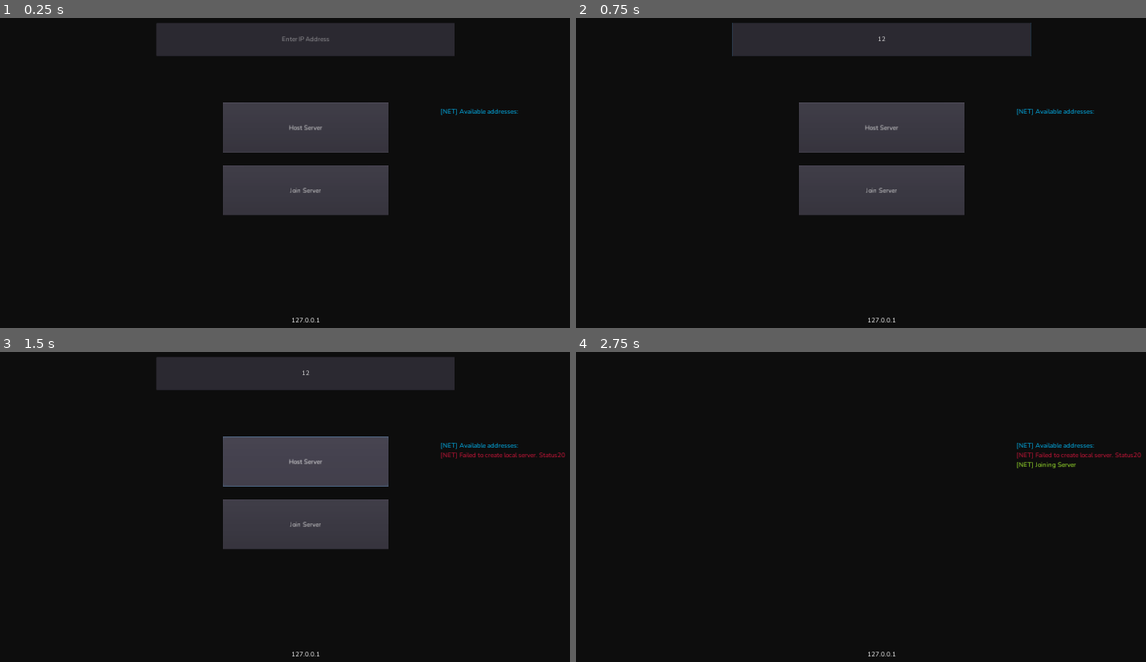
Above: before the commit, frames 1-4 (two rows, left to right).
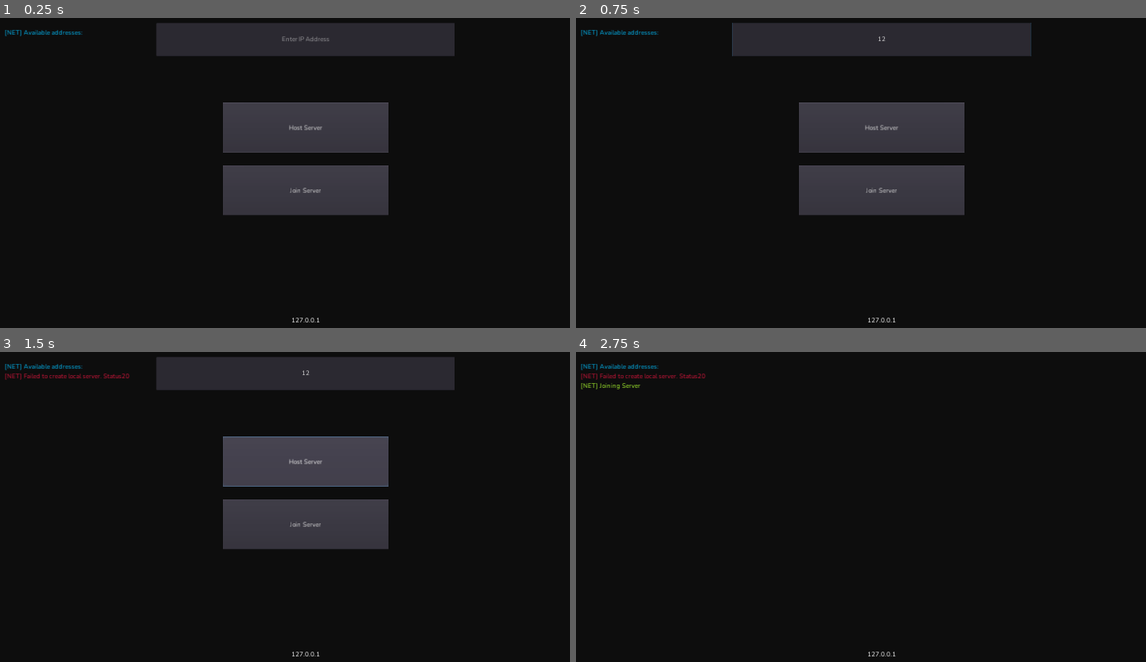
Above: after the commit, the same moments.

Repository: alemas/godot-networking
Game: Godot game, scene res://Scenes/Menu/Network_setup.tscn
Same seed, same stepped clock (60 frames per second), same inputs: the game is played once before the commit and once after it.
Inputs (mouse positions are in pixels of both pictures, inside the frame that each line leads up to):
- Up to frame 1 (0.25 s): no input
- Up to frame 2 (0.75 s): click (883, 39) at 0.52 s; type "12" at 0.6 s
- Up to frame 3 (1.5 s): click "Host Server" at 1.25 s
- Up to frame 4 (2.75 s): click "Join Server" at 2 s

The runs differ from the first frame. In frame 1, 0.3% of the frame differs, in the area x 0-91%, y 3-32%; in frame 2, 0.3%; in frame 3, 0.7%; in frame 4, 0.9%, in the area x 0-100%, y 3-38%.

Commit message:
Added a Start Menu; Added Colors Singleton; Added a default menu button

Diff:
--- /dev/null
+++ b/Resources/Fonts/GameTitleFont.tres
@@ -0,0 +1,9 @@
+[gd_resource type="DynamicFont" load_steps=2 format=2]
+
+[ext_resource path="res://Resources/Fonts/HoltwoodOneSC-Regular.ttf" type="DynamicFontData" id=1]
+
+[resource]
+size = 150
+outline_size = 10
+outline_color = Color( 0.0627451, 0.521569, 0.764706, 1 )
+font_data = ExtResource( 1 )
--- /dev/null
+++ b/Resources/Fonts/MenuButtonFont.tres
@@ -0,0 +1,9 @@
+[gd_resource type="DynamicFont" load_steps=2 format=2]
+
+[ext_resource path="res://Resources/Fonts/Nunito-Regular.ttf" type="DynamicFontData" id=1]
+
+[resource]
+size = 25
+use_mipmaps = true
+use_filter = true
+font_data = ExtResource( 1 )
--- /dev/null
+++ b/Resources/StyleBoxes/MenuButtonStyleBox.tres
@@ -0,0 +1,11 @@
+[gd_resource type="StyleBoxFlat" format=2]
+
+[resource]
+border_width_left = 2
+border_width_top = 2
+border_width_right = 2
+border_width_bottom = 2
+corner_radius_top_left = 10
+corner_radius_top_right = 10
+corner_radius_bottom_right = 10
+corner_radius_bottom_left = 10
--- a/Scenes/Menu/Logger/LoggerInterface.tscn
+++ b/Scenes/Menu/Logger/LoggerInterface.tscn
@@ -1,11 +1,11 @@
 [gd_scene load_steps=3 format=2]
 
 [ext_resource path="res://Scenes/Menu/Logger/LoggerInterface.gd" type="Script" id=1]
-[ext_resource path="res://Resources/Fonts/Base_font.tres" type="DynamicFont" id=2]
+[ext_resource path="res://Resources/Fonts/BaseFont.tres" type="DynamicFont" id=2]
 
 [node name="Logger" type="RichTextLabel"]
-margin_right = 434.0
-margin_bottom = 507.0
+margin_right = 107.0
+margin_bottom = 103.0
 focus_mode = 2
 custom_fonts/normal_font = ExtResource( 2 )
 scroll_following = true
--- a/Scenes/Menu/Network_setup.tscn
+++ b/Scenes/Menu/Network_setup.tscn
@@ -1,7 +1,7 @@
 [gd_scene load_steps=4 format=2]
 
 [ext_resource path="res://Scenes/Menu/Network_setup.gd" type="Script" id=1]
-[ext_resource path="res://Resources/Fonts/Base_font.tres" type="DynamicFont" id=2]
+[ext_resource path="res://Resources/Fonts/BaseFont.tres" type="DynamicFont" id=2]
 [ext_resource path="res://Scenes/Menu/Logger/LoggerInterface.tscn" type="PackedScene" id=3]
 
 [node name="Network_setup" type="Control"]
@@ -75,10 +75,10 @@
 [node name="CanvasLayer" type="CanvasLayer" parent="."]
 
 [node name="Logger" parent="CanvasLayer" instance=ExtResource( 3 )]
-margin_left = 1366.0
-margin_top = 334.0
-margin_right = 1800.0
-margin_bottom = 918.0
+margin_left = 52.0
+margin_top = 96.0
+margin_right = 467.0
+margin_bottom = 864.0
 
 [node name="Device_ip_address" type="Label" parent="CanvasLayer"]
 anchor_top = 1.0
@@ -92,18 +92,5 @@
 "_edit_use_anchors_": false
 }
 
-[node name="Console_log" type="RichTextLabel" parent="CanvasLayer"]
-margin_left = 64.0
-margin_top = 111.0
-margin_right = 454.0
-margin_bottom = 872.0
-focus_mode = 2
-custom_fonts/normal_font = ExtResource( 2 )
-scroll_following = true
-selection_enabled = true
-__meta__ = {
-"_edit_use_anchors_": false
-}
-
 [connection signal="button_up" from="Multiplayer_configure/Host_server" to="." method="_on_Host_server_button_up"]
 [connection signal="button_up" from="Multiplayer_configure/Join_server" to="." method="_on_Join_server_button_up"]
--- /dev/null
+++ b/Scenes/Menu/Start Menu/StartMenu.gd
@@ -0,0 +1,22 @@
+tool
+extends Control
+
+onready var lblGameTitle = $MarginContainer/VBoxContainer/GameTitle
+onready var rctBackground = $Background
+
+# Declare member variables here. Examples:
+# var a = 2
+# var b = "text"
+
+
+# Called when the node enters the scene tree for the first time.
+func _ready():
+	rctBackground.color = Colors.menu_background
+
+# Called every frame. 'delta' is the elapsed time since the previous frame.
+#func _process(delta):
+#	pass
+
+
+func _on_QuitButton_button_up() -> void:
+	get_tree().notification(MainLoop.NOTIFICATION_WM_QUIT_REQUEST)
--- /dev/null
+++ b/Scenes/Menu/Start Menu/StartMenu.tscn
@@ -0,0 +1,147 @@
+[gd_scene load_steps=8 format=2]
+
+[ext_resource path="res://Resources/Fonts/GameTitleFont.tres" type="DynamicFont" id=1]
+[ext_resource path="res://Scenes/Menu/Start Menu/StartMenu.gd" type="Script" id=2]
+[ext_resource path="res://Scenes/Menu/UI Elements/Menu Button/MenuButton.tscn" type="PackedScene" id=3]
+
+[sub_resource type="StyleBoxFlat" id=1]
+bg_color = Color( 0, 0.2475, 0.33, 1 )
+border_width_left = 1
+border_width_top = 1
+border_width_right = 1
+border_width_bottom = 1
+border_color = Color( 0.765, 0.844333, 0.85, 1 )
+corner_radius_top_left = 10
+corner_radius_top_right = 10
+corner_radius_bottom_right = 10
+corner_radius_bottom_left = 10
+
+[sub_resource type="StyleBoxFlat" id=2]
+bg_color = Color( 0, 0.2475, 0.33, 1 )
+border_width_left = 1
+border_width_top = 1
+border_width_right = 1
+border_width_bottom = 1
+border_color = Color( 0.765, 0.844333, 0.85, 1 )
+corner_radius_top_left = 10
+corner_radius_top_right = 10
+corner_radius_bottom_right = 10
+corner_radius_bottom_left = 10
+
+[sub_resource type="StyleBoxFlat" id=3]
+bg_color = Color( 0, 0.2475, 0.33, 1 )
+border_width_left = 1
+border_width_top = 1
+border_width_right = 1
+border_width_bottom = 1
+border_color = Color( 0.765, 0.844333, 0.85, 1 )
+corner_radius_top_left = 10
+corner_radius_top_right = 10
+corner_radius_bottom_right = 10
+corner_radius_bottom_left = 10
+
+[sub_resource type="StyleBoxFlat" id=4]
+bg_color = Color( 0, 0.2475, 0.33, 1 )
+border_width_left = 1
+border_width_top = 1
+border_width_right = 1
+border_width_bottom = 1
+border_color = Color( 0.765, 0.844333, 0.85, 1 )
+corner_radius_top_left = 10
+corner_radius_top_right = 10
+corner_radius_bottom_right = 10
+corner_radius_bottom_left = 10
+
+[node name="StartMenu" type="Control"]
+anchor_right = 1.0
+anchor_bottom = 1.0
+script = ExtResource( 2 )
+__meta__ = {
+"_edit_use_anchors_": false
+}
+
+[node name="Background" type="ColorRect" parent="."]
+margin_right = 1920.0
+margin_bottom = 1080.0
+size_flags_horizontal = 3
+size_flags_vertical = 3
+color = Color( 0.53, 0.81, 0.98, 1 )
+__meta__ = {
+"_edit_use_anchors_": false
+}
+
+[node name="MarginContainer" type="MarginContainer" parent="."]
+anchor_right = 1.0
+anchor_bottom = 1.0
+margin_left = 500.0
+margin_top = 100.0
+margin_right = -500.0
+margin_bottom = -560.0
+__meta__ = {
+"_edit_use_anchors_": false
+}
+
+[node name="VBoxContainer" type="VBoxContainer" parent="MarginContainer"]
+margin_right = 920.0
+margin_bottom = 675.0
+custom_constants/separation = 50
+
+[node name="GameTitle" type="Label" parent="MarginContainer/VBoxContainer"]
+margin_right = 920.0
+margin_bottom = 245.0
+custom_colors/font_color = Color( 1, 0.981667, 0.9, 1 )
+custom_fonts/font = ExtResource( 1 )
+text = "The Game"
+align = 1
+__meta__ = {
+"_edit_use_anchors_": false
+}
+
+[node name="CenterContainer" type="CenterContainer" parent="MarginContainer/VBoxContainer"]
+margin_top = 295.0
+margin_right = 920.0
+margin_bottom = 675.0
+
+[node name="VBoxContainer" type="VBoxContainer" parent="MarginContainer/VBoxContainer/CenterContainer"]
+margin_left = 310.0
+margin_right = 610.0
+margin_bottom = 380.0
+size_flags_vertical = 3
+custom_constants/separation = 20
+
+[node name="JoinButton" parent="MarginContainer/VBoxContainer/CenterContainer/VBoxContainer" instance=ExtResource( 3 )]
+margin_right = 300.0
+margin_bottom = 80.0
+size_flags_vertical = 3
+custom_colors/font_color = Color( 0.765, 0.844333, 0.85, 1 )
+custom_styles/normal = SubResource( 1 )
+text = "Join Server"
+
+[node name="HostButton" parent="MarginContainer/VBoxContainer/CenterContainer/VBoxContainer" instance=ExtResource( 3 )]
+margin_top = 100.0
+margin_right = 300.0
+margin_bottom = 180.0
+size_flags_vertical = 3
+custom_colors/font_color = Color( 0.765, 0.844333, 0.85, 1 )
+custom_styles/normal = SubResource( 2 )
+text = "Host Server"
+
+[node name="PlaySoloButton" parent="MarginContainer/VBoxContainer/CenterContainer/VBoxContainer" instance=ExtResource( 3 )]
+margin_top = 200.0
+margin_right = 300.0
+margin_bottom = 280.0
+size_flags_vertical = 3
+custom_colors/font_color = Color( 0.765, 0.844333, 0.85, 1 )
+custom_styles/normal = SubResource( 3 )
+text = "Play Solo"
+
+[node name="QuitButton" parent="MarginContainer/VBoxContainer/CenterContainer/VBoxContainer" instance=ExtResource( 3 )]
+margin_top = 300.0
+margin_right = 300.0
+margin_bottom = 380.0
+size_flags_vertical = 3
+custom_colors/font_color = Color( 0.765, 0.844333, 0.85, 1 )
+custom_styles/normal = SubResource( 4 )
+text = "Quit"
+
+[connection signal="button_up" from="MarginContainer/VBoxContainer/CenterContainer/VBoxContainer/QuitButton" to="." method="_on_QuitButton_button_up"]
--- /dev/null
+++ b/Scenes/Menu/UI Elements/Menu Button/MenuButton.gd
@@ -0,0 +1,25 @@
+tool
+extends Button
+
+onready var base_style = preload("res://Resources/StyleBoxes/MenuButtonStyleBox.tres")
+
+func _ready():
+
+	self.add_color_override("font_color", Colors.menu_button_font)
+
+	var normal_style = base_style.duplicate()
+	normal_style.bg_color = Colors.menu_button_background
+	normal_style.border_color = Colors.menu_button_border
+	self.add_stylebox_override("normal", normal_style)
+	self.add_color_override("font_color", Colors.menu_button_font)
+
+	var highlighted_style = normal_style.duplicate()
+	highlighted_style.bg_color = Colors.menu_button_background_highlighted
+	self.add_stylebox_override("pressed", highlighted_style)
+	self.add_color_override("font_color_pressed", Colors.menu_button_font_highlighted)
+
+	self.add_stylebox_override("hover", normal_style)
+	self.add_color_override("font_color_hover", Colors.menu_button_font_highlighted)
+
+#	self.add_stylebox_override("focus", normal_style)
+	self.add_color_override("font_color_focus", Colors.menu_button_font_highlighted)
--- /dev/null
+++ b/Scenes/Menu/UI Elements/Menu Button/MenuButton.tscn
@@ -0,0 +1,17 @@
+[gd_scene load_steps=3 format=2]
+
+[ext_resource path="res://Resources/Fonts/MenuButtonFont.tres" type="DynamicFont" id=1]
+[ext_resource path="res://Scenes/Menu/UI Elements/Menu Button/MenuButton.gd" type="Script" id=2]
+
+[node name="Button" type="Button"]
+margin_right = 350.0
+margin_bottom = 100.0
+rect_min_size = Vector2( 300, 80 )
+focus_mode = 0
+custom_fonts/font = ExtResource( 1 )
+enabled_focus_mode = 0
+text = "Title"
+script = ExtResource( 2 )
+__meta__ = {
+"_edit_use_anchors_": false
+}
--- /dev/null
+++ b/Scripts/Colors.gd
@@ -0,0 +1,12 @@
+extends Node
+
+const menu_button_background = Color(0, 0.176, 0.33)
+var menu_button_background_highlighted = Color(0.062745, 0.521569, 0.764706)
+#const menu_button_font = Color(0.179886, 0.816406, 0.715495)
+const menu_button_font = Color(0.765, 0.844333, 0.85)
+var menu_button_font_highlighted = Color.white
+const menu_button_border = Color.white
+
+const menu_background = Color.lightskyblue
+
+const menu_background_secondary = Color(0.1425, 0.15, 0.14725)
--- a/Scripts/Network.gd
+++ b/Scripts/Network.gd
@@ -58,7 +58,7 @@
 		get_tree().set_network_peer(peer)
 		Logger.log_network("Joining Server", Logger.MessageStyle.Success)
 	else:
-		Logger.log_network("Failed to join server at " + ip_address + ". Status" + str(status), Logger.MessageStyle.Error)
+		Logger.log_network("Failed to connect to server " + ip_address + ". Status" + str(status), Logger.MessageStyle.Error)
 	return status
 
 func reset_network_connection():
--- a/project.godot
+++ b/project.godot
@@ -18,6 +18,7 @@
 
 Network="*res://Scripts/Network.gd"
 Logger="*res://Scripts/Logger.gd"
+Colors="*res://Scripts/Colors.gd"
 
 [display]
 
Renamed: Resources/Fonts/Base_font.tres -> Resources/Fonts/BaseFont.tres
Binary file added: Resources/Fonts/HoltwoodOneSC-Regular.ttf
